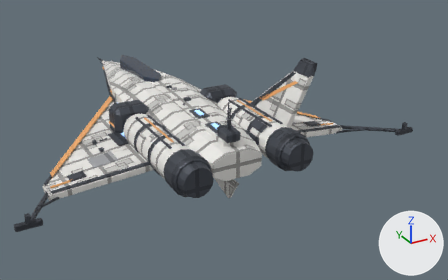
The FBX model assets/ships/fleet-v3/aur-lance-interceptor/aur-lance-interceptor.fbx, before and after one commit.
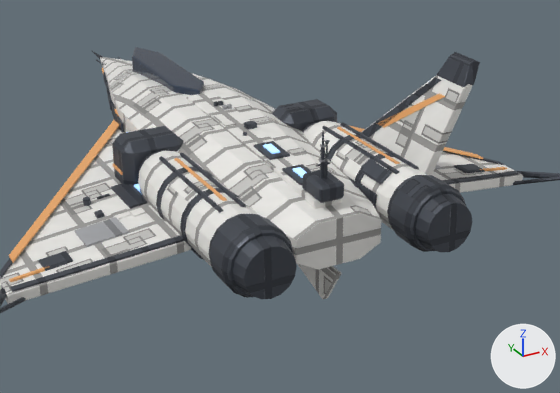
Old and new are each drawn whole from a camera (50 mm lens) standing at (-8.62, -20.39, 8.34) and looking at (1.95, -1.17, -1.27) and again close up on the part from 10% to 81% of the width and 10% to 90% of the height. Every picture has the same lights, and +X, +Y and +Z are marked at lower right. The last two pictures show the newer version. Where no turn or scale is listed for an object, it has been applied to the vertices. Vertices at exactly the same position are counted once.

The older version as bpy lines, for what is in view:
```python
me_hull_dark_mesh = bpy.data.meshes.new('Hull_Dark_Mesh')
me_hull_dark_mesh.from_pydata(...)  # 1768 vertices, 1421 faces; spans x -6.75..6.75, y -6.43..8.0, z -1.02..2.43
me_hull_dark_mesh.materials.append(mat_hull_dark)
me_hull_grey_mesh = bpy.data.meshes.new('Hull_Grey_Mesh')
me_hull_grey_mesh.from_pydata(...)  # 216 vertices, 206 faces; spans x -3.8..3.8, y -5.08..-0.58, z -0.32..1.59
me_hull_grey_mesh.materials.append(mat_hull_grey)
me_hull_white_mesh = bpy.data.meshes.new('Hull_White_Mesh')
me_hull_white_mesh.from_pydata(...)  # 752 vertices, 703 faces; spans x -5.4..5.4, y -5.6..7.2, z -1.45..2.01
me_hull_white_mesh.materials.append(mat_hull_white)
me_livery_mesh = bpy.data.meshes.new('Livery_Mesh')
me_livery_mesh.from_pydata(...)  # 112 vertices, 84 faces; spans x -5.25..5.25, y -4.71..6.15, z -0.4..1.76
me_livery_mesh.materials.append(mat_accent_livery)  # orange #f7b36f
# before: 72 (2.85, -2.7, 0.76), 73 (3.31, -4.1, 1.76), 74 (3.31, -3.9, 1.76), 75 (2.85, -2.4, 0.76), 76 (2.71, -2.7, 0.69) at pixel (383, 127)
# before: 77 (3.17, -4.1, 1.69) at pixel (444, 96), 78 (3.17, -3.9, 1.69) at pixel (438, 93), 79 (2.71, -2.4, 0.69) at pixel (376, 123)
ob_hull_dark = bpy.data.objects.new('Hull_Dark', me_hull_dark_mesh)
ob_hull_dark.location = (0.0, 0.0, 0.0)
ob_hull_grey = bpy.data.objects.new('Hull_Grey', me_hull_grey_mesh)
ob_hull_grey.location = (0.0, 0.0, 0.0)
ob_hull_white = bpy.data.objects.new('Hull_White', me_hull_white_mesh)
ob_hull_white.location = (0.0, 0.0, 0.0)
ob_livery = bpy.data.objects.new('Livery', me_livery_mesh)
ob_livery.location = (0.0, 0.0, 0.0)
# also in view: 'Glass' at (0.0, 2.4, 0.81)
```
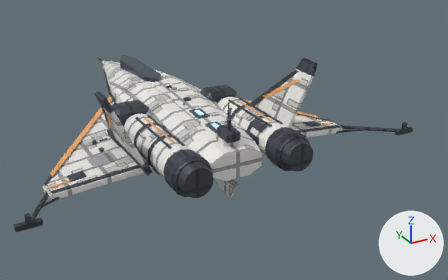
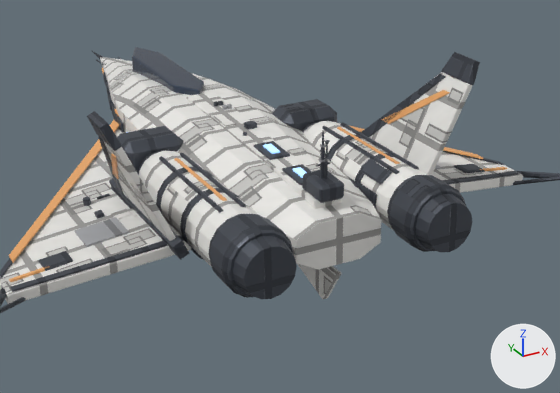
The change, as a list of edits to the scene's bpy script:
```text
Change me_hull_white_mesh:
    used by ob_hull_white; location = (0.0, 0.0, 0.0)
    remove me_hull_white_mesh.from_pydata(...)  # 752 vertices, 703 faces; spans x -5.4..5.4, y -5.6..7.2, z -1.45..2.01
    add me_hull_white_mesh.from_pydata(...)  # 754 vertices, 703 faces; spans x -5.4..5.4, y -5.6..7.2, z -1.45..2.01
    me_hull_white_mesh part 1: a new loose piece of 56 vertices spanning x -3.52..-2.46, y -4.5..-1.51, z -0.11..2.01, in mat_hull_white
    me_hull_white_mesh part 2
    54 vertices are removed from x 2.35..3.41, y -4.5..-1.51, z -0.11..2.01
    54 faces are deleted
    other edits to the shape of me_hull_white_mesh do not show in these pictures
Change me_hull_dark_mesh:
    where me_hull_dark_mesh.from_pydata(...)  # 1768 vertices, 1421 faces; spans x -6.75..6.75, y -6.43..8.0, z -1.02..2.43
    used by ob_hull_dark; location = (0.0, 0.0, 0.0)
    me_hull_dark_mesh part 4: 64 of the vertices in x 2.29..3.62, y -4.6..-3.6, z -0.17..2.43 are multiplied about their middle by the matrix ((1.576, 0.0, -1.201), (0.0, 1.0, 0.0), (0.018, 0.0, 0.992)), then moved by (-6.04, 0.0, 0.0)
    me_hull_dark_mesh part 5: 8 of the vertices in x 2.29..2.59, y -1.9..-1.3, z -0.17..0.18 are multiplied about their middle by the matrix ((1.576, 0.0, -1.201), (0.0, 1.0, 0.0), (0.018, 0.0, 0.992)), then moved by (-6.04, 0.0, 0.0)
Change me_livery_mesh:
    where me_livery_mesh.from_pydata(...)  # 112 vertices, 84 faces; spans x -5.25..5.25, y -4.71..6.15, z -0.4..1.76
    used by ob_livery; location = (0.0, 0.0, 0.0)
    me_livery_mesh part 3
    add for i in [73, 74, 77, 78]: me_livery_mesh.vertices[i].co += Vector((-6.59, 0.0, 0.0))
    add for i in [72, 75, 76, 79]: me_livery_mesh.vertices[i].co += Vector((-5.66, 0.0, 0.0))
```

Changed parts and their boxes (x1, y1, x2, y2) in the close-ups (560 x 393 px; the box of a moved part takes in the faces that stretch with it):
part 1 of me_hull_white_mesh, added
    after: (104, 142, 176, 241)
part 2 of me_hull_white_mesh, deleted
    before: (362, 75, 468, 174)
part 3 of me_livery_mesh, moved or reshaped
    before: (376, 93, 445, 128)
    after: (111, 154, 119, 179)
part 4 of me_hull_dark_mesh, moved or reshaped
    before: (435, 53, 474, 87)
    after: (87, 111, 189, 260)
part 5 of me_hull_dark_mesh, moved or reshaped
    before: (361, 78, 441, 137)
    after: (98, 137, 182, 259)
